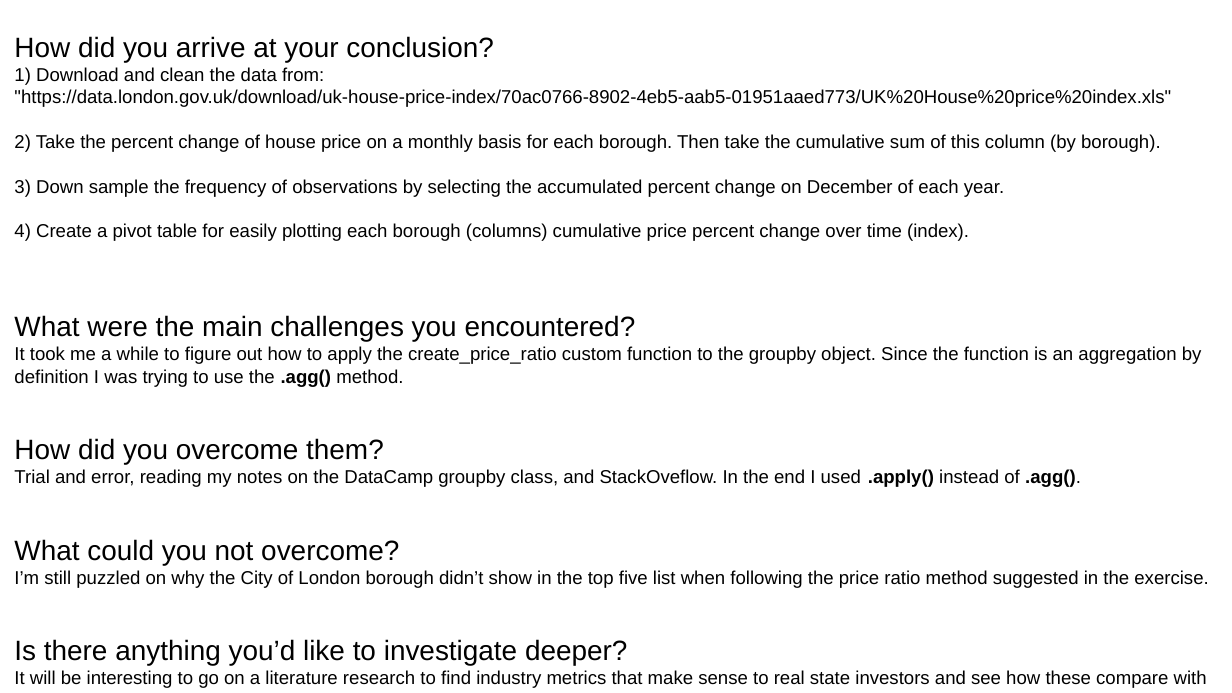
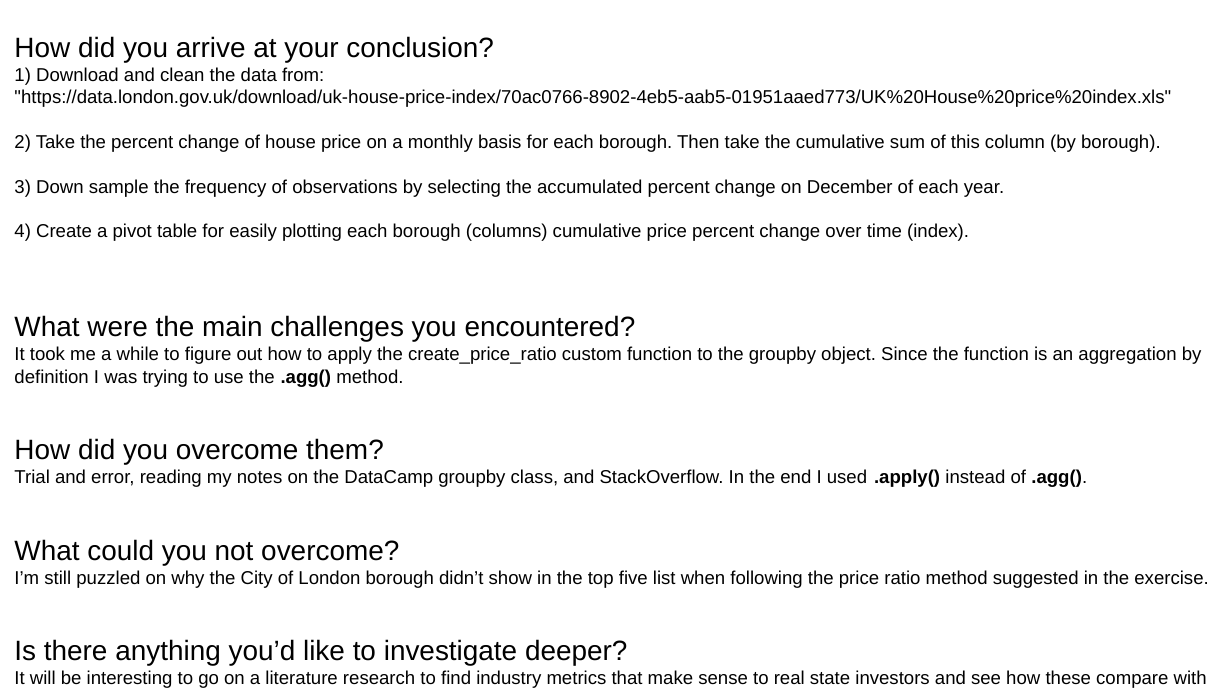
Before and after one commit to RafaelPinto/springboard, a slide deck: slide 2 of unit_4_challenge_tier_3/052520_unit_4_challenge_tier3_London_Housing.odp. Drawn at 1232x693 pixels with LibreOffice and Linux fonts; fonts in the diff are those of the drawing. Boxes give left, top, right and bottom in pixels: in the first picture for what was removed or moved away, otherwise in the second. Text is boxed around its words. In the diff, an @@ line names an element or a change of style, - is before the commit and + after.

Commit message:
Fixed typo in ppt

```diff
--- a/unit_4_challenge_tier_3/052520_unit_4_challenge_tier3_London_Housing.odp
+++ b/unit_4_challenge_tier_3/052520_unit_4_challenge_tier3_London_Housing.odp
@@ text at (x1=14, y1=469, x2=1087, y2=487): text changed @@
-Trial and error, reading my notes on the DataCamp groupby class, and StackOveflow. In the end I used .apply() instead of .agg().
+Trial and error, reading my notes on the DataCamp groupby class, and StackOverflow. In the end I used .apply() instead of .agg().
```
